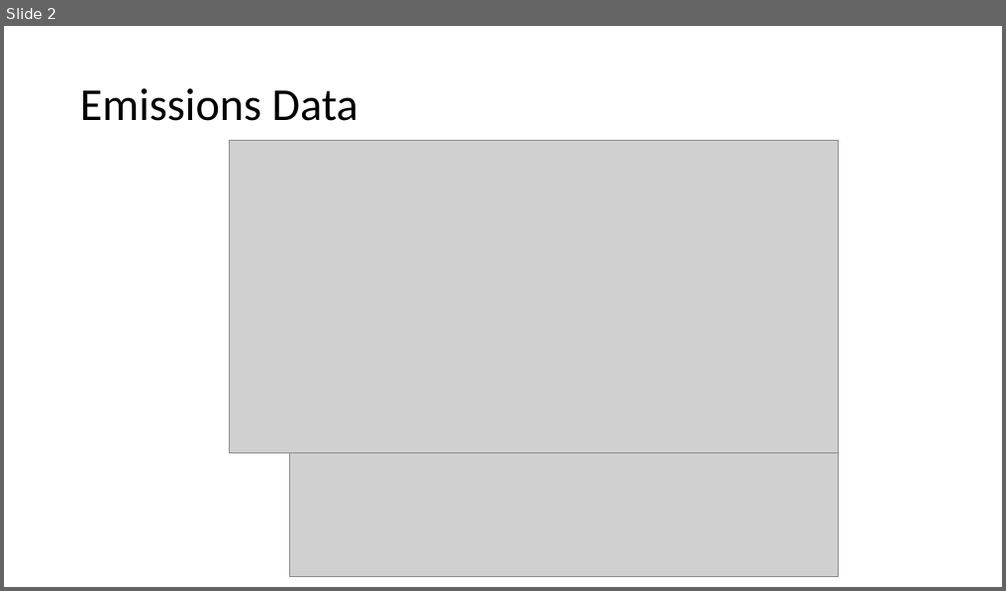
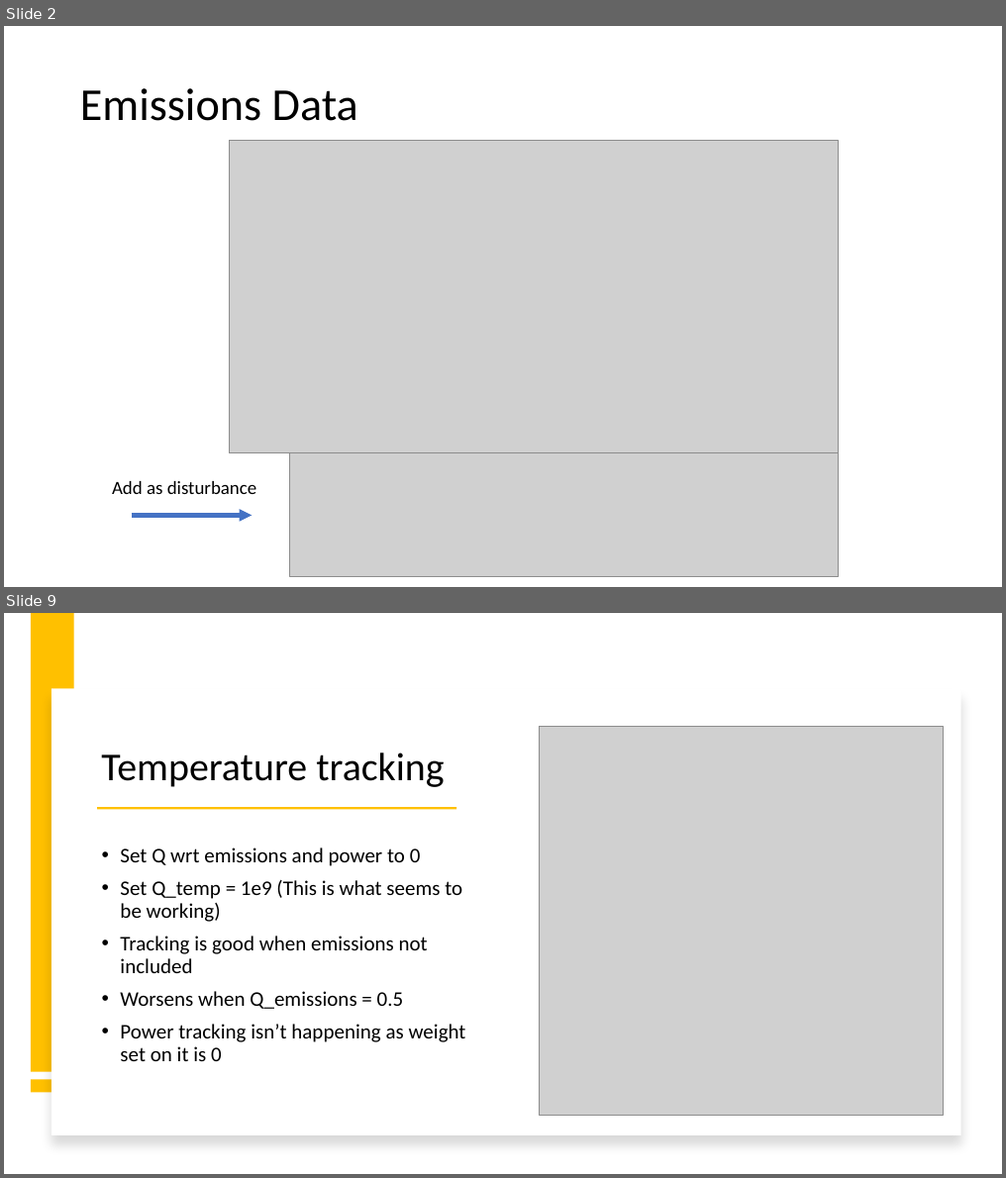
Before and after one commit to vijay092/lcdmpc, a slide deck: emissions.pptx. Shown one above the other, each under a label of ours: slide 2 before the commit, slides 2 and 9 after it; the slides between them are not shown. The pictures are 1006x591 and 1006x1178 pixels, drawn with LibreOffice and Linux fonts; fonts in the diff are those of the drawing; grey boxes stand for pictures. Boxes give left, top, right and bottom in pixels: in the first picture for what was removed or moved away, otherwise in the second. Text is boxed around its words. In the diff, an @@ line names an element or a change of style, - is before the commit and + after.

```diff
--- a/emissions.pptx
+++ b/emissions.pptx
@@ slide 9 added at (4, 613, 1002, 1174), background #FFFFFF @@
@@ rectangle added at (31, 613, 74, 1072), fill #FFC000 @@
@@ rectangle added at (52, 688, 960, 1136), fill #FFFFFF @@
@@ picture added at (540, 726, 943, 1115) @@
@@ title added at (101, 753, 444, 787), 38 pt, text #000000 @@
+Temperature tracking
@@ rectangle added at (98, 807, 456, 809), fill #FFC000 @@
@@ text added at (120, 848, 466, 1061), 20 pt, text #000000 @@
+• Set Q wrt emissions and power to 0
+• Set Q_temp = 1e9 (This is what seems to be working)
+• Tracking is good when emissions not included
+• Worsens when Q_emissions = 0.5
+• Power tracking isn’t happening as weight set on it is 0
@@ rectangle added at (31, 1079, 74, 1092), fill #FFC000 @@
@@ slide 2 changed as well @@
@@ text added at (112, 481, 256, 494), 18 pt, text #000000 @@
+Add as disturbance
@@ arrow added from (132, 516) to (252, 516), #4472C4 4 pt @@
```
Also in this commit, not shown: 13 other slides added, 2 slides removed, 6 other files.
